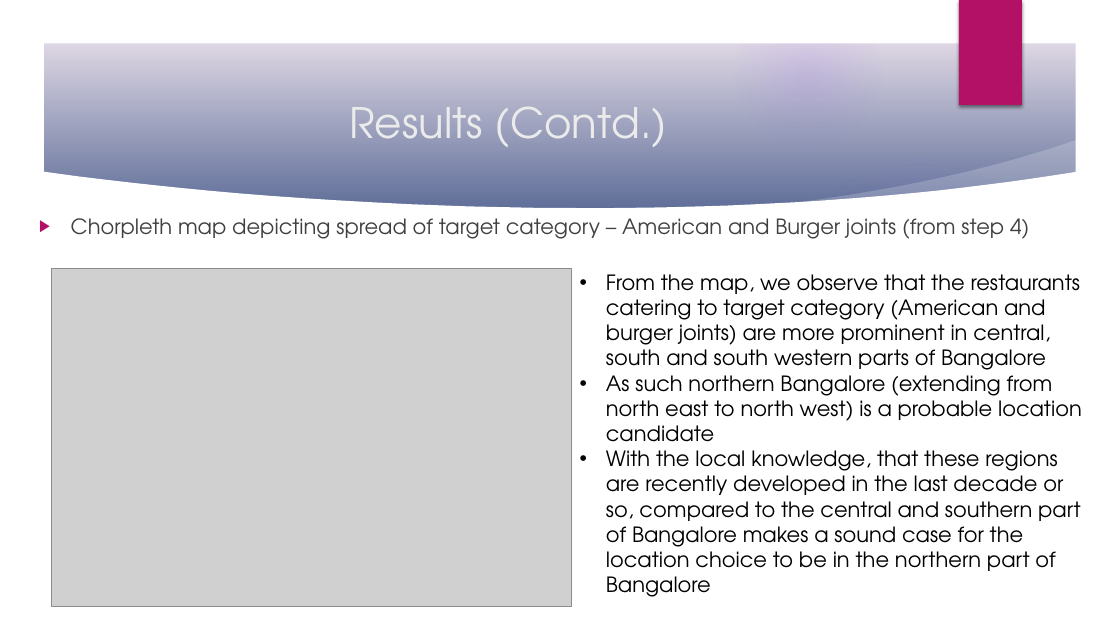
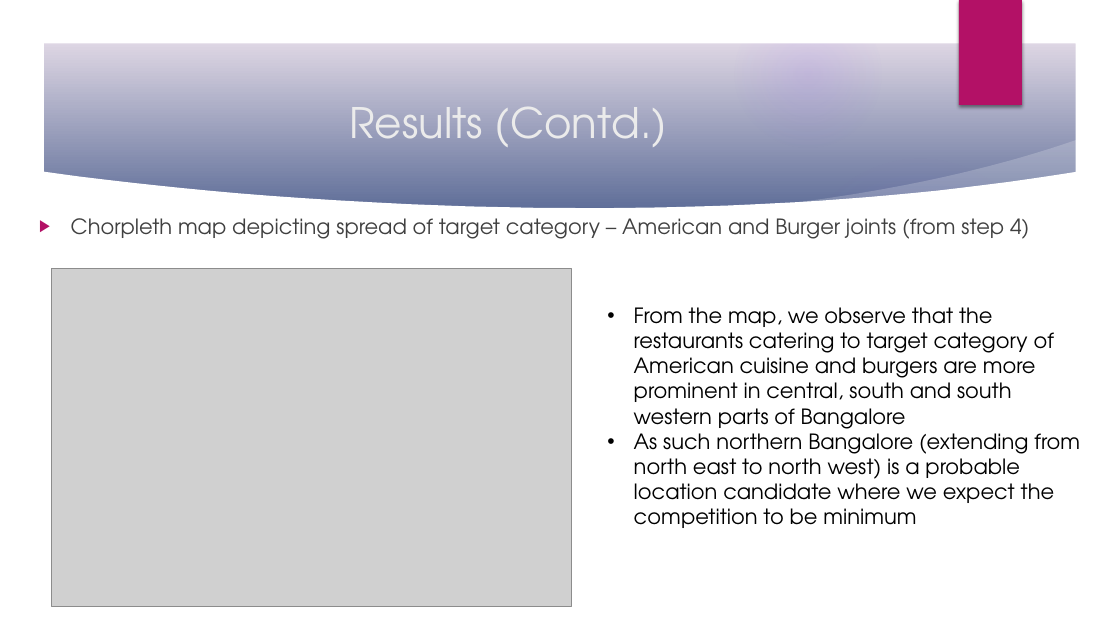
Before and after one commit to UPriyadharshini/Coursera_Capstone, a slide deck: slide 13 of Coursera_Capstone_Final.pptx. Drawn at 1120x630 pixels with LibreOffice and Linux fonts; fonts in the diff are those of the drawing; grey boxes stand for pictures; background and template pictures are left out. Boxes give left, top, right and bottom in pixels: in the first picture for what was removed or moved away, otherwise in the second. Text is boxed around its words. In the diff, an @@ line names an element or a change of style, - is before the commit and + after.

```diff
--- a/Coursera_Capstone_Final.pptx
+++ b/Coursera_Capstone_Final.pptx
@@ text at <box>634,307,1080,528</box>: text changed @@
-• From the map, we observe that the restaurants catering to target category (American and burger joints) are more prominent in central, south and south western parts of Bangalore
-• As such northern Bangalore (extending from north east to north west) is a probable location candidate
-• With the local knowledge, that these regions are recently developed in the last decade or so, compared to the central and southern part of Bangalore makes a sound case for the location choice to be in the northern part of Bangalore
+• From the map, we observe that the restaurants catering to target category of American cuisine and burgers are more prominent in central, south and south western parts of Bangalore
+• As such northern Bangalore (extending from north east to north west) is a probable location candidate where we expect the competition to be minimum
```
Also in this commit, not shown: 10 other slides changed, 2 other files.
